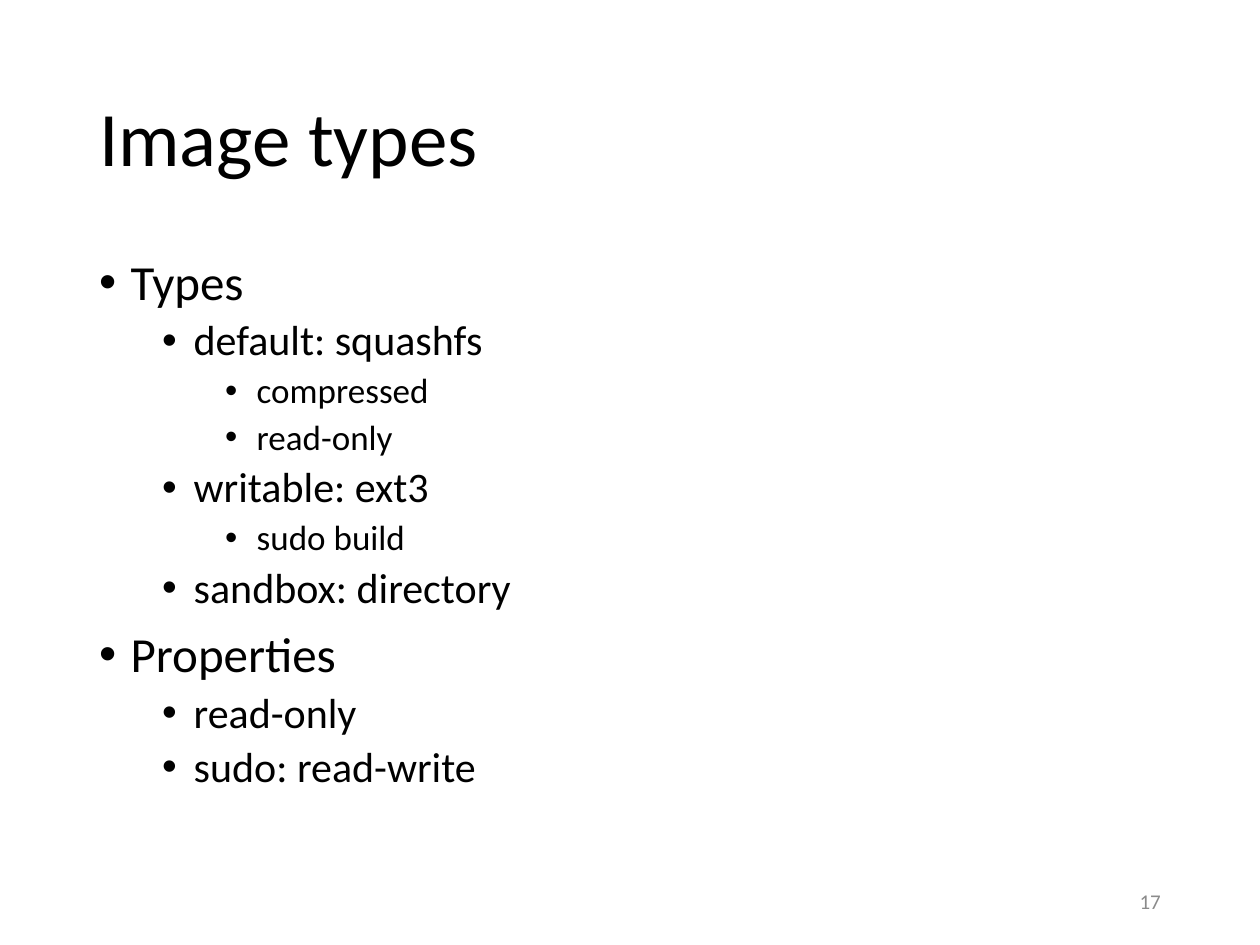
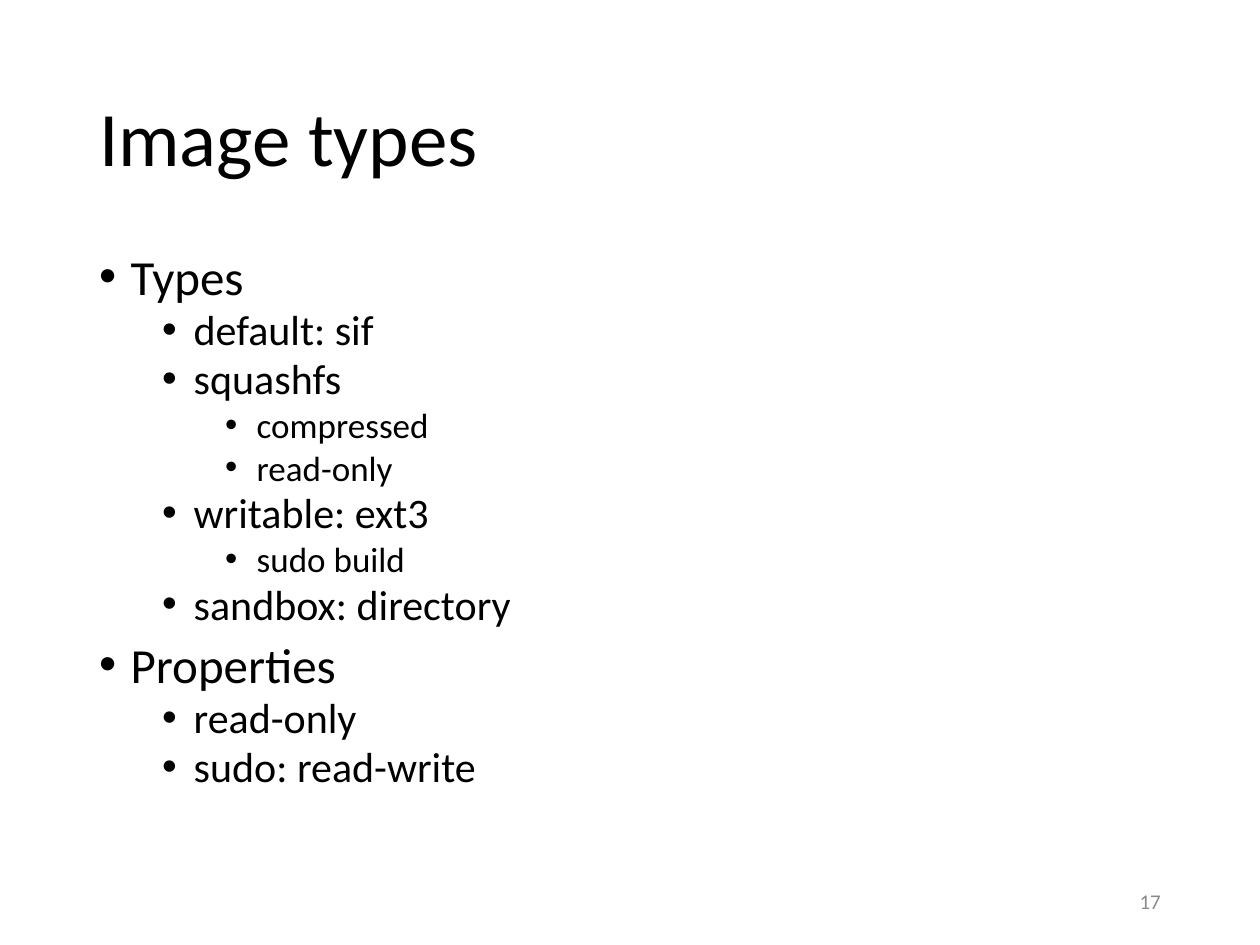
Before and after one commit to gjbex/training-material, a slide deck: slide 17 of Virtualization/singularity.pptx. Drawn at 1260x945 pixels with LibreOffice and Linux fonts; fonts in the diff are those of the drawing. Boxes give left, top, right and bottom in pixels: in the first picture for what was removed or moved away, otherwise in the second. Text is boxed around its words. In the diff, an @@ line names an element or a change of style, - is before the commit and + after.

```diff
--- a/Virtualization/singularity.pptx
+++ b/Virtualization/singularity.pptx
@@ text at (x1=131, y1=263, x2=511, y2=783): line spacing 0.9 to 0.8 @@
@@ text at (x1=194, y1=315, x2=374, y2=401): text changed @@
-  • default: squashfs
+  • default: sif
+  • squashfs
```
Also in this commit, not shown: 10 other slides changed.
